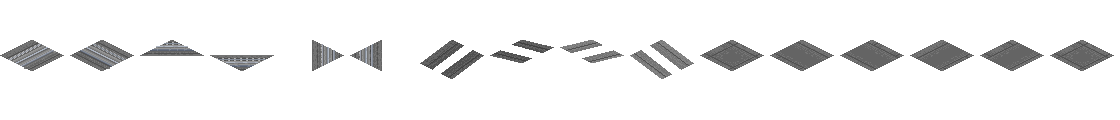
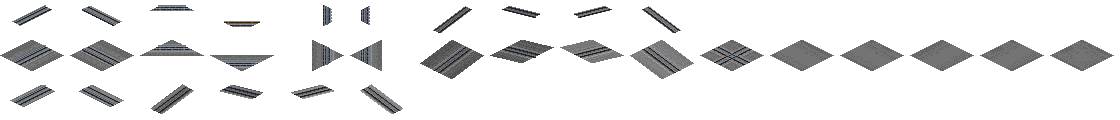
Layers edited between the first and the second 1120x120 image:
showed group "Shinkansen" (5 layers) over <box>2,5,1114,114</box>
renamed "Layer 2" to "Dual", showed it, painted on it over <box>10,5,755,114</box>
showed "Track" over <box>12,5,754,114</box>
showed "New Slabs" over <box>2,40,1114,79</box>
hid "Guideway" over <box>8,42,373,69</box>
